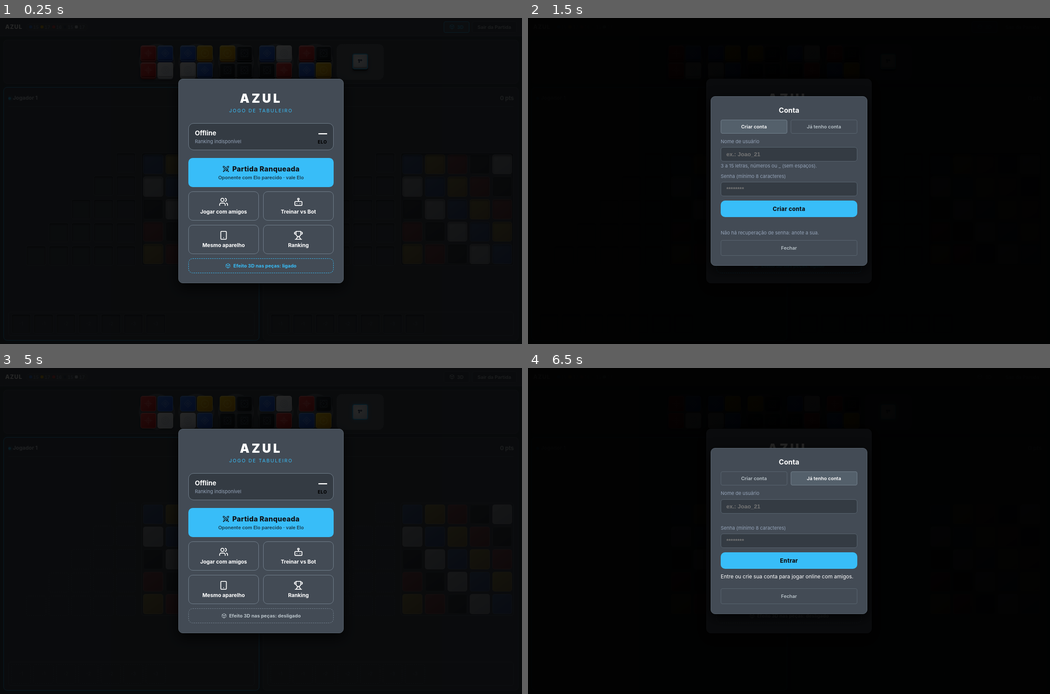
Above: before the commit, frames 1-4 (two rows, left to right).
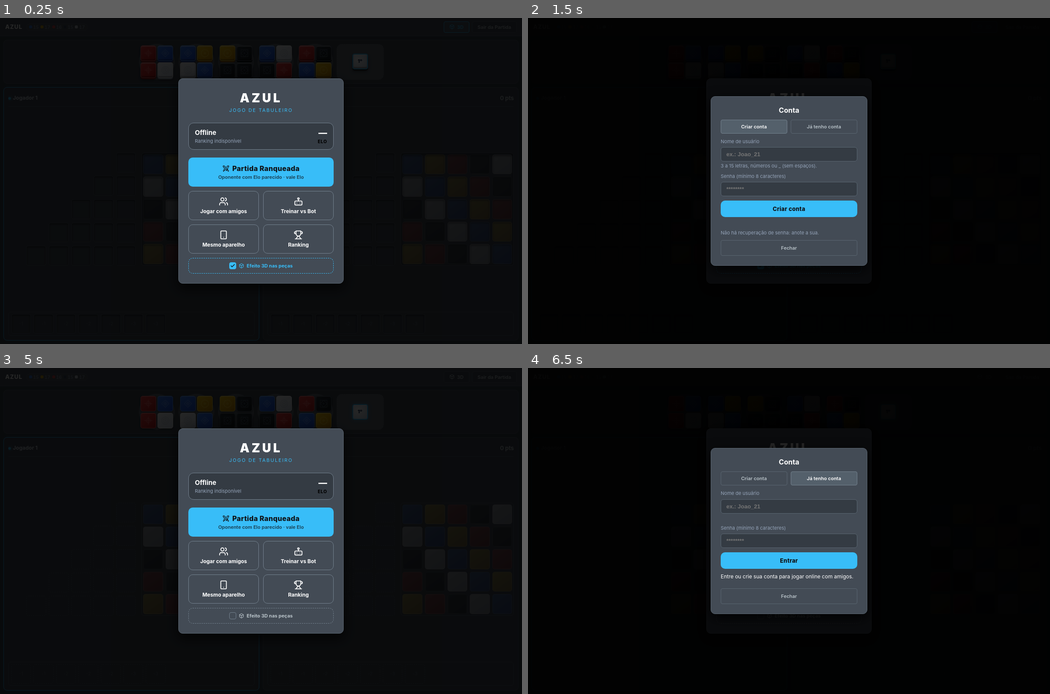
Above: after the commit, the same moments.

Repository: diogopereiraasp/tiles_game
Game: browser game, page index.html
The game is run twice, just before and just after one commit, with the same random seed, the same clock (stepped at 60 frames per second) and the same inputs.
Inputs:
- Up to frame 1 (0.25 s): no input
- Up to frame 2 (1.5 s): click "Jogar com amigos" at 0.27 s; click "Criar conta" at 1.27 s
- Up to frame 3 (5 s): click "Fechar" at 1.87 s; click "Efeito 3D nas peças: ligado" (after the commit: "Efeito 3D nas peças") at 2.02 s; click "Offline Ranking indisponível …" at 2.47 s; click "Já tenho conta" at 3.07 s; click "Entrar" at 3.67 s; click "Já tenho conta" at 4.27 s; click "Fechar" at 4.87 s
- Up to frame 4 (6.5 s): click "Jogar com amigos" at 5.47 s; click "Fechar" at 6.07 s; click "Jogar com amigos" at 6.27 s

The runs differ from the first frame. In frame 1, 1.4% of the frame differs, in the area x 34-66%, y 18-82%; in frame 2, less than 0.1%; in frame 3, 1.4%; in frame 4, less than 0.1%.

Commit message:
ui: 3D vem ligado e marcado por padrão (caixinha no menu, chave v2) e relevo maior nas peças encaixadas na parede
Co-Authored-By: Claude Sonnet 5.5 <noreply@anthropic.com>

Diff:
--- a/css/style.css
+++ b/css/style.css
@@ -1527,13 +1527,16 @@
     body.fx3d .wall-grid { box-shadow: inset 0 3px 8px rgba(0, 0, 0, 0.45); }
     body.fx3d .wall-cell:not(.filled) { box-shadow: inset 0 2px 4px rgba(0, 0, 0, 0.6), inset 0 -1px 0 rgba(255, 255, 255, 0.10); transform: none; }
     body.fx3d .wall-cell.filled {
-      transform: none;
+      /* peça encaixada na parede: relevo um pouco maior (altura, brilho e sombra), assentada no encaixe */
+      transform: translateY(-1px);
       box-shadow:
-        inset 0 2px 1px rgba(255, 255, 255, 0.38),
-        inset 0 -2px 2px rgba(0, 0, 0, 0.25),
-        0 1px 0 var(--tile-edge, rgba(0, 0, 0, 0.5)),
-        0 0 0 2px rgba(0, 0, 0, 0.35);
-    }
+        inset 0 3px 1px rgba(255, 255, 255, 0.46),
+        inset 0 -4px 3px rgba(0, 0, 0, 0.30),
+        0 3px 0 var(--tile-edge, rgba(0, 0, 0, 0.5)),
+        0 6px 7px rgba(0, 0, 0, 0.40),
+        0 0 0 2px rgba(0, 0, 0, 0.38);
+    }
+    body.fx3d .wall-cell.filled::after { inset: 11%; filter: drop-shadow(0 1px 0 rgba(255, 255, 255, 0.30)); }
     body.fx3d .slot-empty, body.fx3d .floor-slot:not(.occupied) { box-shadow: inset 0 2px 4px rgba(0, 0, 0, 0.5); border-style: solid; }
 
     /* desenho leve de azulejo dentro de cada peça colorida (também nos ladrilhos de referência da parede) */
@@ -1550,3 +1553,7 @@
 
     /* ladrilhos de referência da parede (ainda vazios): só a corzinha de fundo, SEM desenho */
     .wall-cell:not(.filled)::after { display: none !important; }
+
+    .fx-box { display: inline-flex; align-items: center; justify-content: center; width: 16px; height: 16px; border: 1.5px solid var(--border-focus); border-radius: 4px; color: #0f1216; flex-shrink: 0; }
+    .fx-box .ic { width: 12px; height: 12px; stroke-width: 3; }
+    .menu-fx[aria-pressed="true"] .fx-box { background: var(--accent-active); border-color: var(--accent-active); }
--- a/index.html
+++ b/index.html
@@ -36,7 +36,7 @@
         <span><span data-icon="chat"></span> Chat</span>
         <span id="chatHeaderBadge" class="chat-badge" style="display: none;">0</span>
       </button>
-      <button id="fx3dBtn" class="btn-toggle fx-btn" onclick="toggleFx3d()" title="Efeito 3D nas peças" aria-pressed="true">
+      <button id="fx3dBtn" class="btn-toggle fx-btn active" onclick="toggleFx3d()" title="Efeito 3D nas peças" aria-pressed="true">
         <span data-icon="cube"></span> 3D
       </button>
       <button class="btn-toggle" onclick="exitToMainMenu()" style="color: var(--text-pri);">Sair da Partida</button>
@@ -121,7 +121,7 @@
         </button>
       </div>
       <button id="fx3dMenuBtn" class="menu-fx" onclick="toggleFx3d()" aria-pressed="true">
-        <span data-icon="cube"></span> <span id="fx3dMenuLabel">Efeito 3D nas peças: ligado</span>
+        <span id="fx3dBox" class="fx-box" aria-hidden="true"></span> <span data-icon="cube"></span> <span id="fx3dMenuLabel">Efeito 3D nas peças</span>
       </button>
     </div>
   </div>
--- a/js/ui.js
+++ b/js/ui.js
@@ -438,24 +438,28 @@
     });
 
     // ── Efeito 3D nas peças (selecionável; lembra a escolha neste navegador) ──
+    // Chave nova (v2): o 3D começa LIGADO para todos, mesmo para quem desligou antes de a opção existir como padrão
+    const FX3D_KEY = 'azul_fx3d_v2';
     function applyFx3d(on) {
       document.body.classList.toggle('fx3d', on);
       const b = document.getElementById('fx3dBtn');
       if (b) { b.classList.toggle('active', on); b.setAttribute('aria-pressed', String(on)); }
       const m = document.getElementById('fx3dMenuBtn');
       if (m) m.setAttribute('aria-pressed', String(on));
+      const box = document.getElementById('fx3dBox');
+      if (box) box.innerHTML = on ? icon('check') : '';
       const l = document.getElementById('fx3dMenuLabel');
-      if (l) l.textContent = 'Efeito 3D nas peças: ' + (on ? 'ligado' : 'desligado');
+      if (l) l.textContent = 'Efeito 3D nas peças';
     }
     function toggleFx3d() {
       const on = !document.body.classList.contains('fx3d');
       applyFx3d(on);
-      try { localStorage.setItem('azul_fx3d', on ? '1' : '0'); } catch (e) { }
+      try { localStorage.setItem(FX3D_KEY, on ? '1' : '0'); } catch (e) { }
     }
     (function initFx3d() {
-      let on = true; // padrão: ligado
-      try { if (localStorage.getItem('azul_fx3d') === '0') on = false; } catch (e) { }
+      let on = true; // padrão: ligado e marcado
+      try { if (localStorage.getItem(FX3D_KEY) === '0') on = false; } catch (e) { }
       applyFx3d(on);
     })();
 
-    hydrateIcons();
+        hydrateIcons();
Not shown, changed: CLAUDE.md
